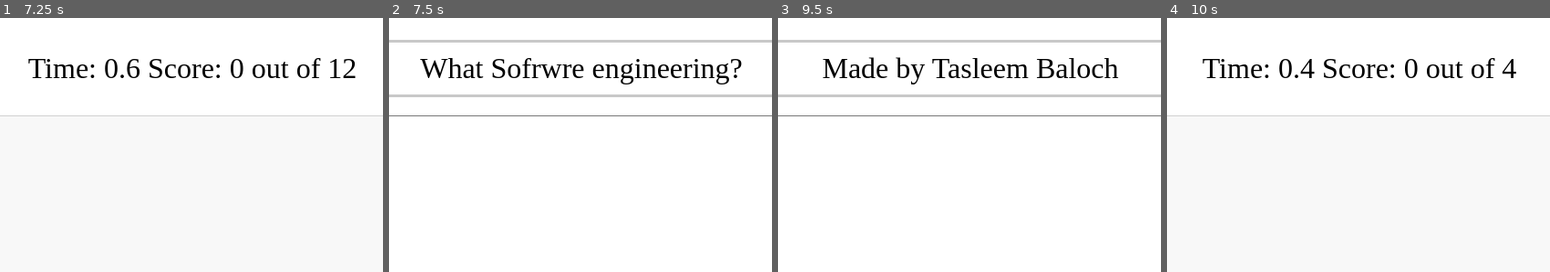
Above: before the commit, frames 1-4 (left to right).
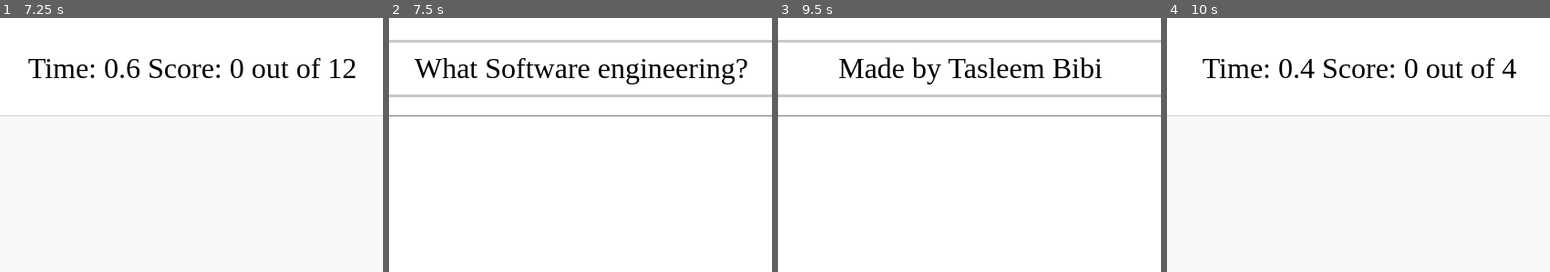
Above: after the commit, the same moments.

Repository: tasleembibitb/Typing-game
Game: browser game, page index.html
Two runs of this game, one before a commit and one after it. Both use one fixed random seed, a clock stepped at 60 frames per second and the inputs below.
Inputs:
- Up to frame 1 (7.25 s): click "Start" at 0.27 s; click "Done" at 1.27 s; click "Start" at 1.77 s; click "Done" at 1.87 s; click "Start" at 2.47 s; click "Done" at 3.07 s; click "Start" at 3.67 s; click "Done" at 4.27 s; click "Start" at 4.87 s; click "Done" at 5.47 s; click "Start" at 6.07 s; click "Done" at 6.67 s
- Up to frame 2 (7.5 s): click "Start" at 7.27 s
- Up to frame 3 (9.5 s): click "Done" at 7.87 s; click "Start" at 8.47 s; click "Done" at 9.07 s; click "Start" at 9.27 s
- Up to frame 4 (10 s): click "Done" at 9.67 s
The pictures show only the part of the screen within x 25-75%, y 0-50%; the shares and areas given below are measured in that part.

Frame 1 is identical in both runs. In frame 2, 3.4% of the frame differs, in the area x 6-94%, y 15-27%; in frame 3, 3.1%; in frame 4, nothing differs.

Commit message:
Fix typos: Sofrwre to Software, Tasleem Baloch to Tasleem Bibi

Diff:
--- a/app.js
+++ b/app.js
@@ -5,7 +5,7 @@
 const words = [
   "Welcome to BNBWU Sukkur",
   "What is Web engineering?",
-  "What Sofrwre engineering?",
+  "What Software engineering?",
   "What is Programming Language?",
   "What's your name?",
   "The quick brown fox jumps over the lazy dog",
@@ -16,7 +16,7 @@
   "Why do you wanna become a programmer?",
   "Which programming language you like the most?",
   "What is Golang? and why do you wanna learn it?",
-  "Made by Tasleem Baloch",
+  "Made by Tasleem Bibi",
 ];
 
 const game = {
